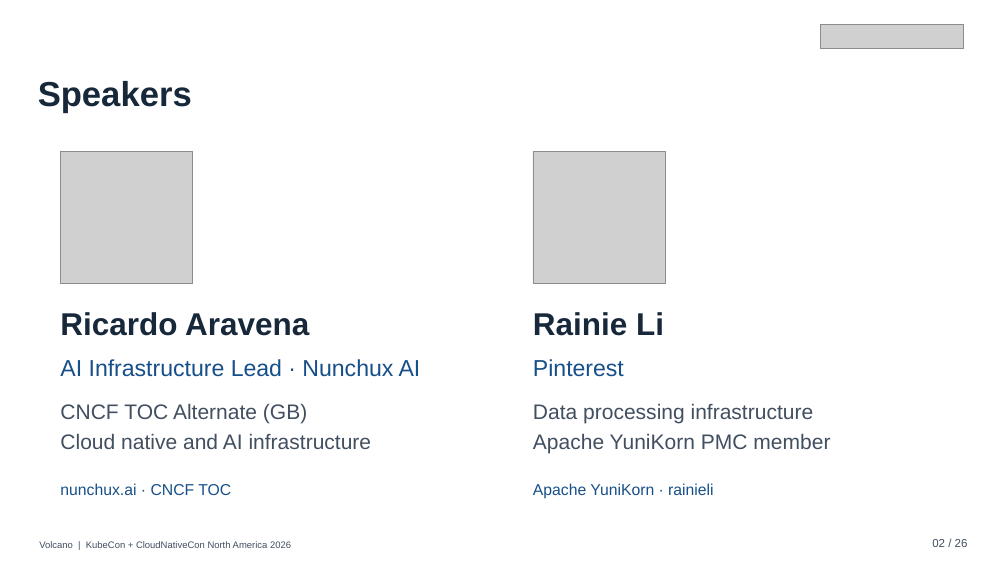
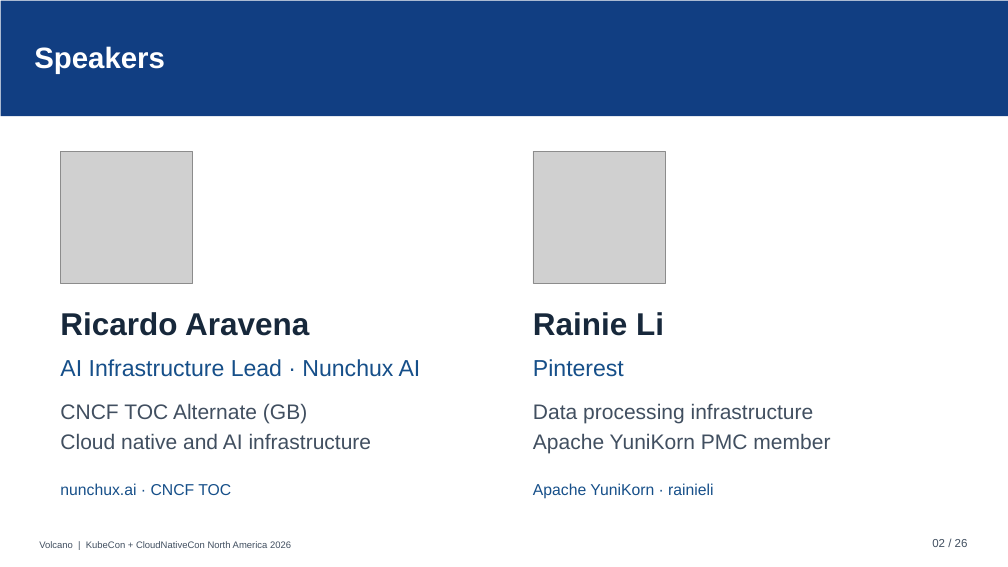
Before and after one commit to JesseStutler/volcano, a slide deck: slide 2 of docs/ppt/Volcano_KubeCon_NA_2026.pptx. Drawn at 1008x567 pixels with LibreOffice and Linux fonts; fonts in the diff are those of the drawing; grey boxes stand for pictures; background and template pictures are left out. Boxes give left, top, right and bottom in pixels: in the first picture for what was removed or moved away, otherwise in the second. Text is boxed around its words. In the diff, an @@ line names an element or a change of style, - is before the commit and + after.

```diff
--- a/docs/ppt/Volcano_KubeCon_NA_2026.pptx
+++ b/docs/ppt/Volcano_KubeCon_NA_2026.pptx
@@ rectangle added at [1, 1, 1008, 116], fill #113E82 @@
@@ picture removed at [820, 24, 964, 48] @@
@@ text "Speakers": place and size @@
-text "Speakers" at [38, 81, 192, 113]
+text "Speakers" at [34, 46, 165, 74]
@@ text "Speakers" at [34, 46, 165, 74]: size 33 to 28 pt, text colour #17283B to #FFFFFF @@
```
Also in this commit, not shown: 25 other slides changed, 48 other files.
